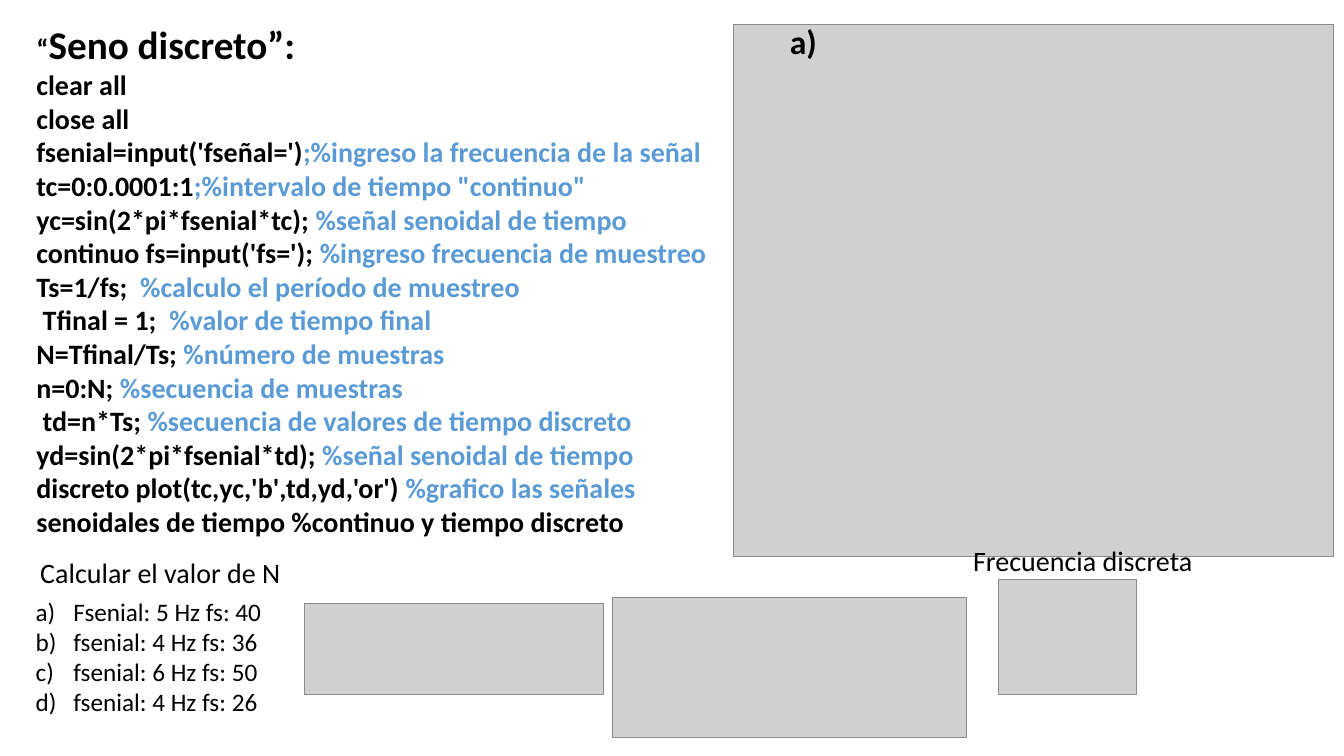
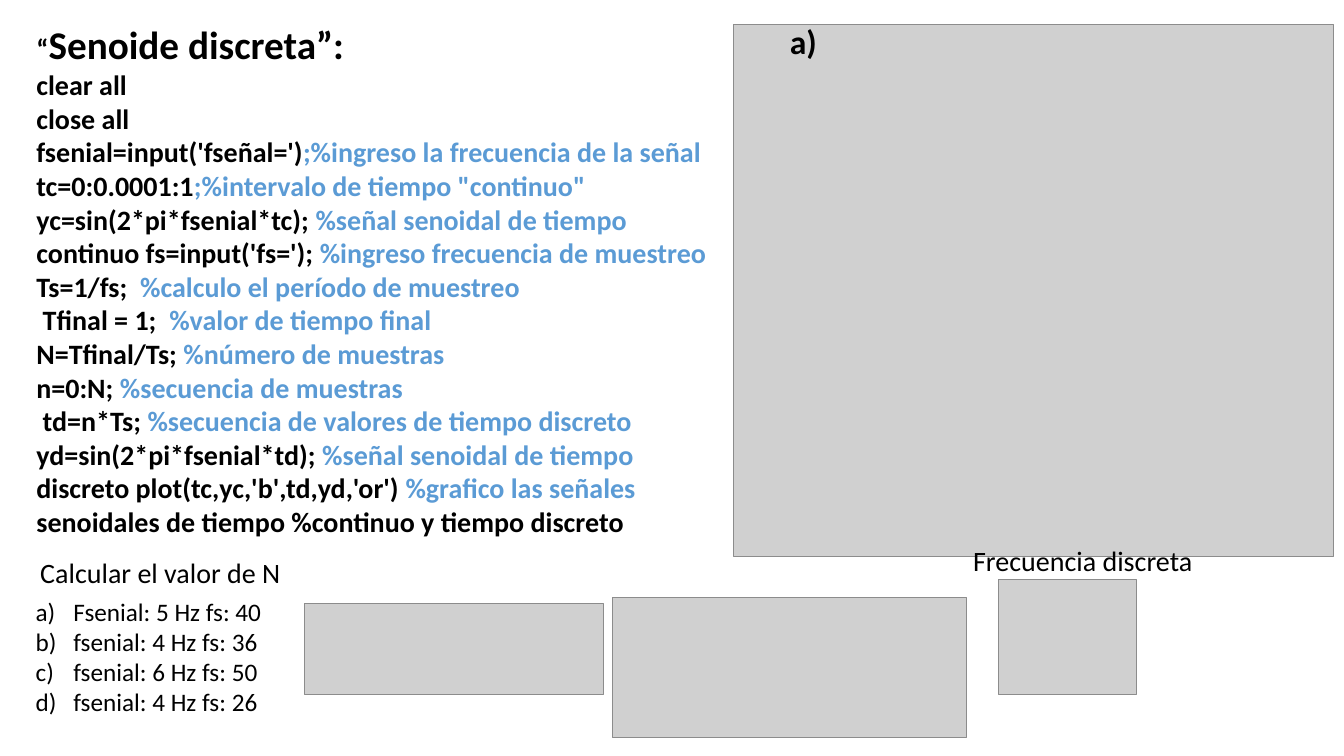
Before and after one commit to odeluigi/Analisis, a slide deck: slide 7 of TP1/Presentacion-TP-1.pptx. Drawn at 1344x756 pixels with LibreOffice and Linux fonts; fonts in the diff are those of the drawing; grey boxes stand for pictures. Boxes give left, top, right and bottom in pixels: in the first picture for what was removed or moved away, otherwise in the second. Text is boxed around its words. In the diff, an @@ line names an element or a change of style, - is before the commit and + after.

```diff
--- a/TP1/Presentacion-TP-1.pptx
+++ b/TP1/Presentacion-TP-1.pptx
@@ text at <box>49,30,344,60</box>: text changed @@
-“Seno discreto”:
+“Senoide discreta”:
```
Also in this commit, not shown: 1 other slide changed, 7 other files.
